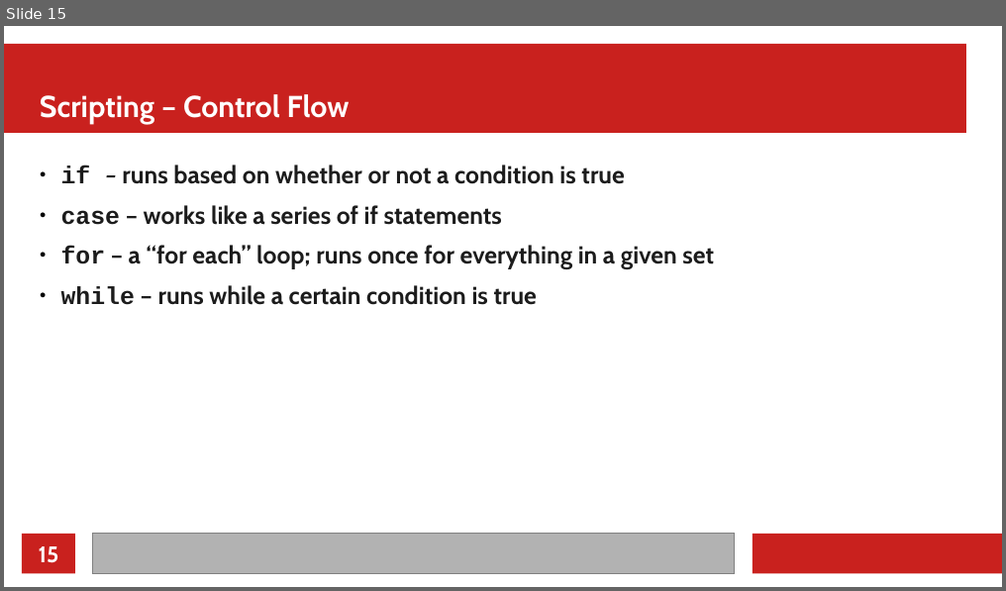
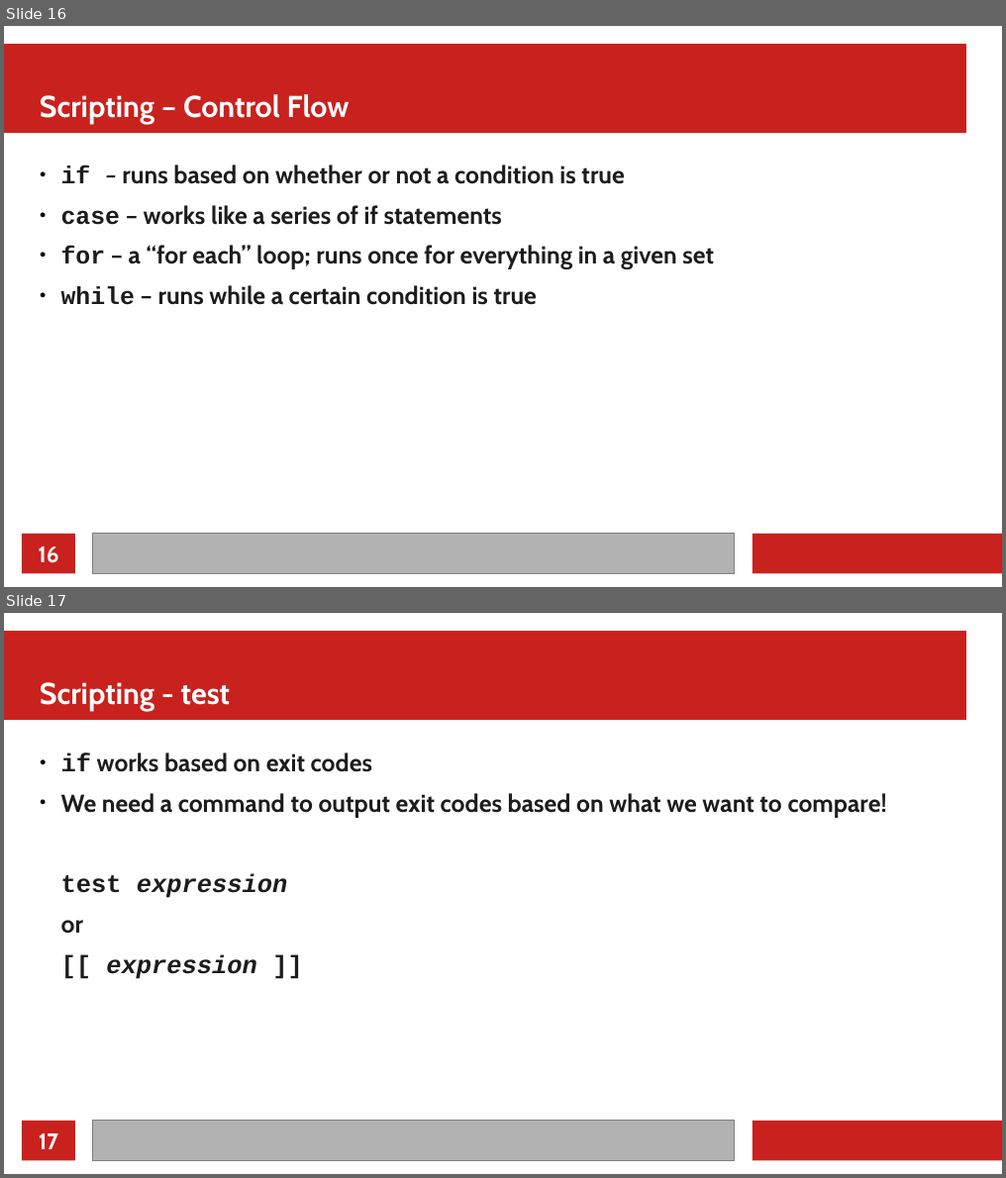
Before and after one commit to MarkusG/UCI-Slides, a slide deck: CLI.odp. Shown one above the other, each under a label of ours: slide 15 before the commit, slides 16 and 17 after it. The pictures are 1006x591 and 1006x1178 pixels, drawn with LibreOffice and Linux fonts; fonts in the diff are those of the drawing. Boxes give left, top, right and bottom in pixels: in the first picture for what was removed or moved away, otherwise in the second. Text is boxed around its words. In the diff, an @@ line names an element or a change of style, - is before the commit and + after.

```diff
--- a/CLI.odp
+++ b/CLI.odp
@@ slide 17 added at [4, 613, 1002, 1174], background #FFFFFF; not listed: 4 template elements that a slide beside it also shows @@
@@ title added at [40, 682, 231, 711], 24 pt, text #FFFFFF, bold @@
+Scripting - test
@@ text added at [61, 753, 887, 979], 19.5 pt, text #1C1C1C, bold @@
+● if works based on exit codes
+● We need a command to output exit codes based on what we want to compare!
+test expression
+or
+[[ expression ]]
@@ page number added at [39, 1134, 58, 1150], 18 pt, text #FFFFFF, bold @@
+17
@@ what was slide 15 is now slide 16 @@
@@ page number at [38, 547, 58, 564]: text changed @@
-15
+16
```
Also in this commit, not shown: 1 slide changed, 1 other slide added, 1 other file.
